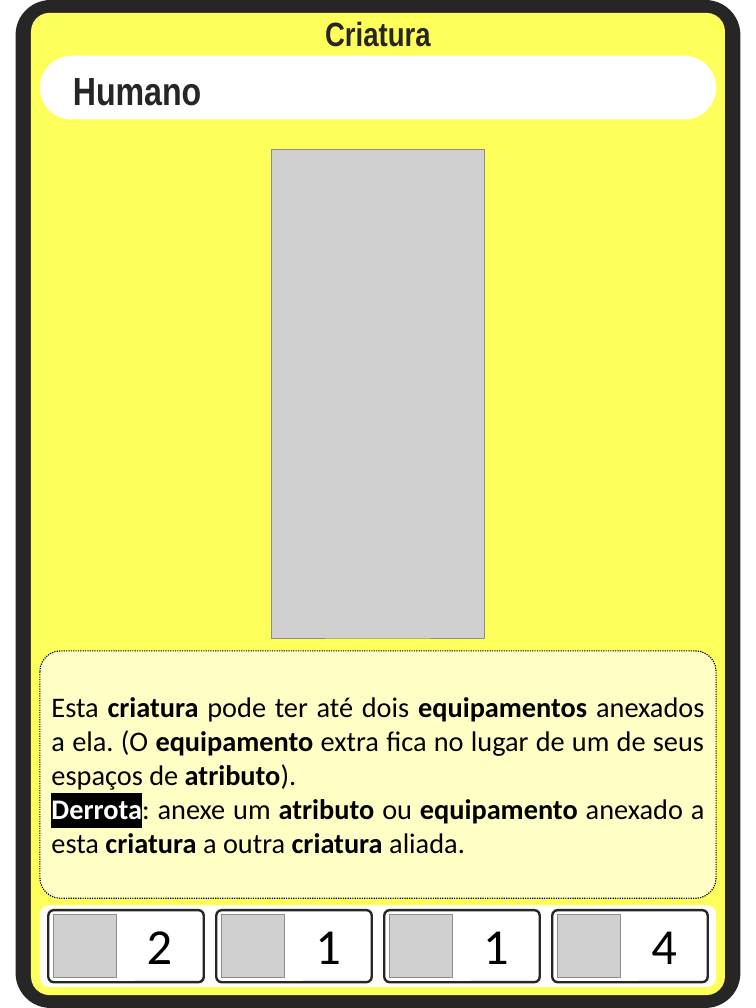
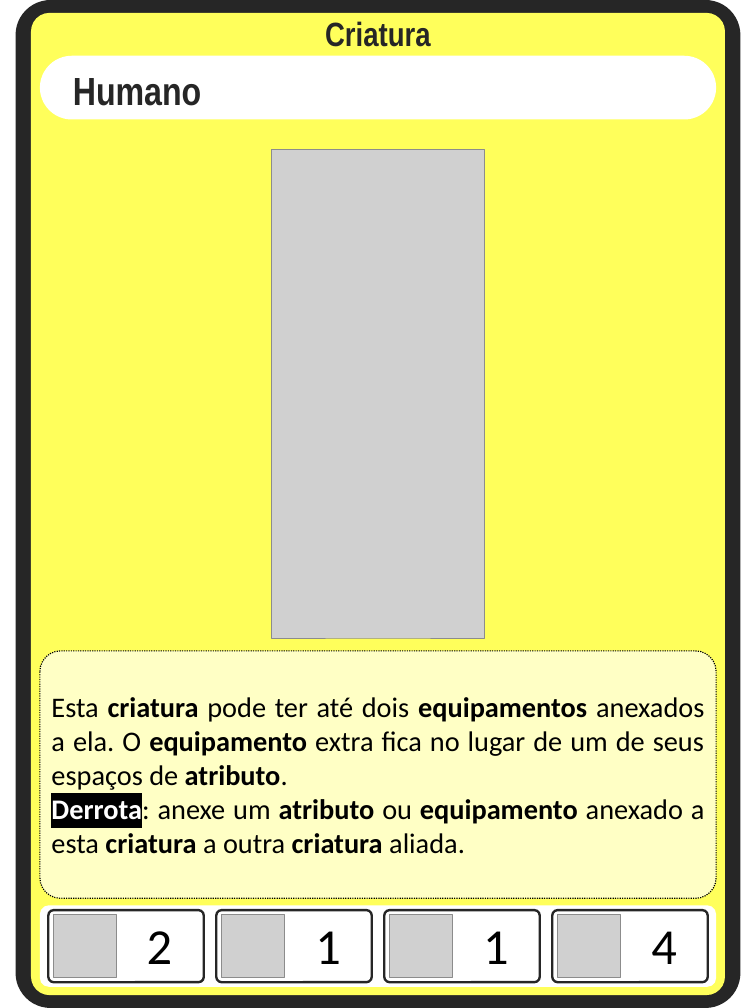
Before and after one commit to Aleyxom/Minimalist-Card-Game, a slide deck: slide 1 of slides tipos cartas/criaturas.pptx. Drawn at 756x1008 pixels with LibreOffice and Linux fonts; fonts in the diff are those of the drawing; grey boxes stand for pictures. Boxes give left, top, right and bottom in pixels: in the first picture for what was removed or moved away, otherwise in the second. Text is boxed around its words. In the diff, an @@ line names an element or a change of style, - is before the commit and + after.

Commit message:
criando algumas cartas de equipamento

```diff
--- a/slides tipos cartas/criaturas.pptx
+++ b/slides tipos cartas/criaturas.pptx
@@ text in rounded rectangle at (51,697,704,790): text changed @@
-Esta criatura pode ter até dois equipamentos anexados a ela. (O equipamento extra fica no lugar de um de seus espaços de atributo).
+Esta criatura pode ter até dois equipamentos anexados a ela. O equipamento extra fica no lugar de um de seus espaços de atributo.
```
Also in this commit, not shown: 3 other slides changed, 2 slides added, 4 other files.
